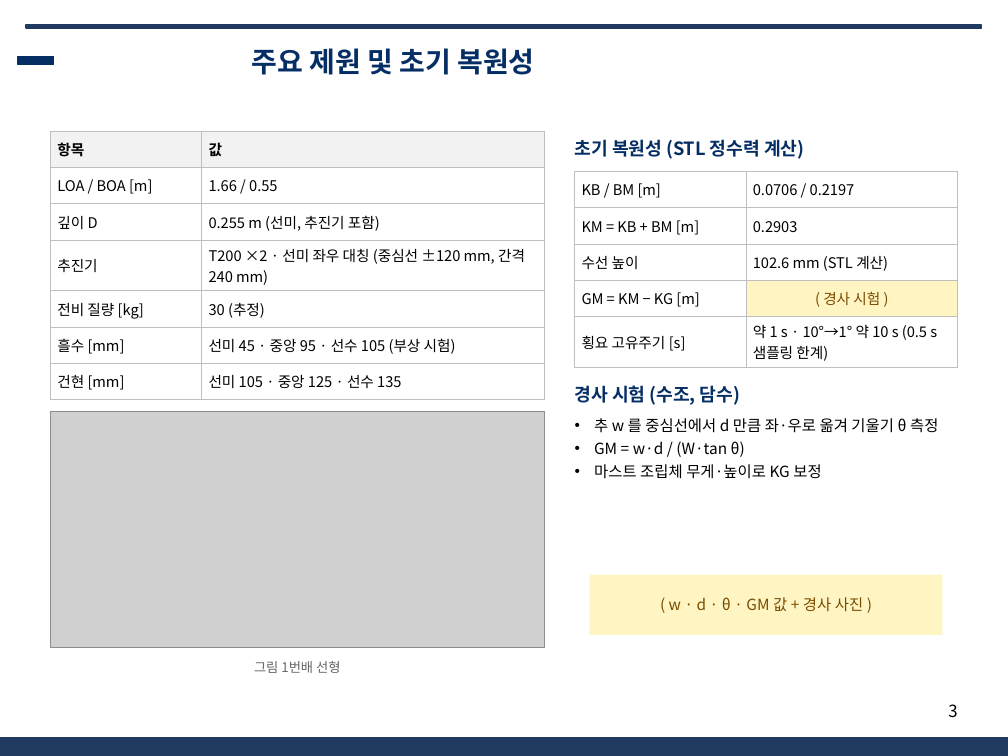
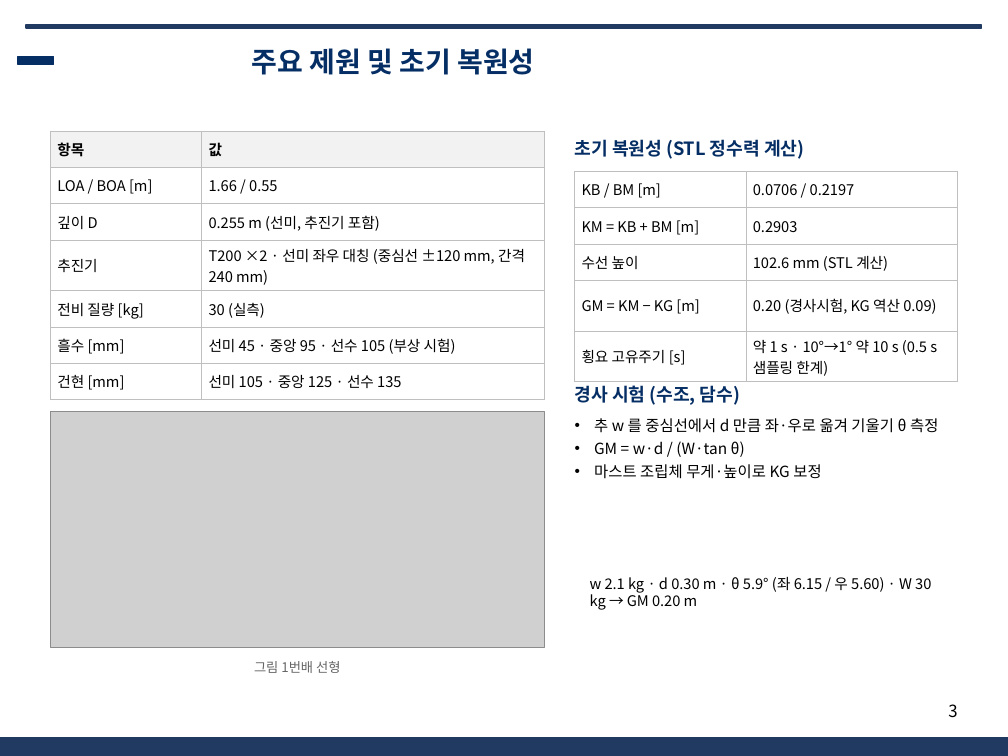
Before and after one commit to unmatsutake377-rgb/ros2_ws, a slide deck: slide 3 of docs/전달용/보고서_분담/발표자료_SSF_A.pptx. Drawn at 1008x756 pixels with LibreOffice and Linux fonts; fonts in the diff are those of the drawing; grey boxes stand for pictures; background and template pictures are left out. Boxes give left, top, right and bottom in pixels: in the first picture for what was removed or moved away, otherwise in the second. Text is boxed around its words. In the diff, an @@ line names an element or a change of style, - is before the commit and + after.

```diff
--- a/docs/전달용/보고서_분담/발표자료_SSF_A.pptx
+++ b/docs/전달용/보고서_분담/발표자료_SSF_A.pptx
@@ table at [50,131,544,394] @@
-row 5, column 2: 30 (추정)
+row 5, column 2: 30 (실측)
@@ table at [575,171,958,380] @@
-row 4, column 2: ( 경사 시험 )
+row 4, column 2: 0.20 (경사시험, KG 역산 0.09)
@@ fill #FFF5C2 to none in row 4, column 2 @@
@@ text at [590,577,931,610]: text changed; size 11 to 10.5 pt; text colour #7A4B00 to #000000 @@
-( w · d · θ · GM 값 + 경사 사진 )
+w 2.1 kg · d 0.30 m · θ 5.9° (좌 6.15 / 우 5.60) · W 30 kg → GM 0.20 m
@@ text "w 2.1 kg · d ...": place and size @@
-text "w 2.1 kg · d ..." at [590,575,942,635]
+text "w 2.1 kg · d ..." at [590,577,931,610]
@@ text "w 2.1 kg · d ..." at [590,577,931,610]: vertical alignment middle to top; fill #FFF5C2 to none @@
```
Also in this commit, not shown: 1 other slide changed, 10 other files.
